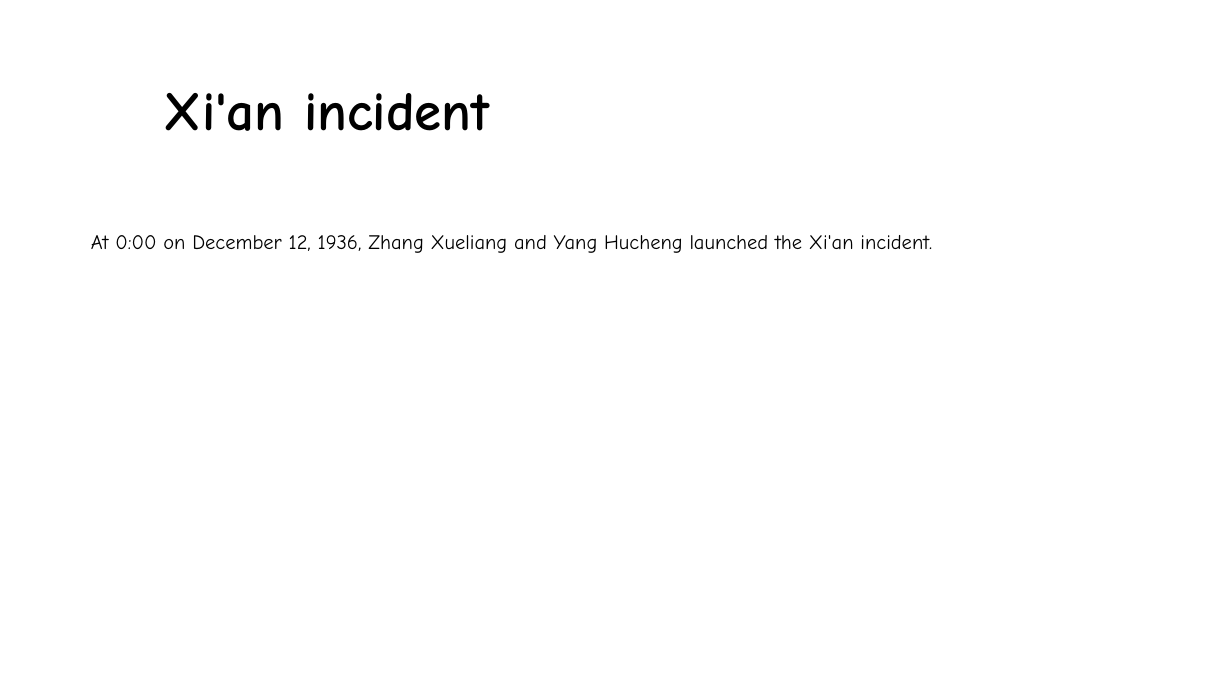
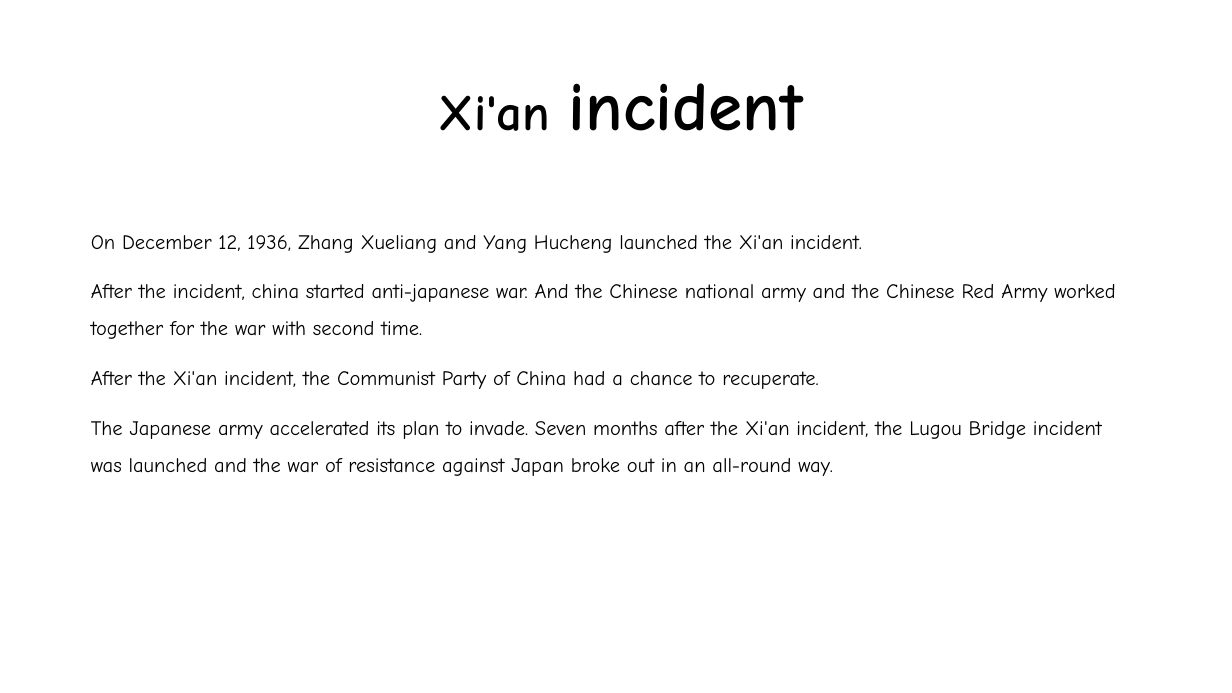
Before and after one commit to rodchen-king/-, a slide deck: slide 4 of Marshal.ppt. Drawn at 1232x693 pixels with LibreOffice and Linux fonts; fonts in the diff are those of the drawing. Boxes give left, top, right and bottom in pixels: in the first picture for what was removed or moved away, otherwise in the second. Text is boxed around its words. In the diff, an @@ line names an element or a change of style, - is before the commit and + after.

```diff
--- a/Marshal.ppt
+++ b/Marshal.ppt
@@ text "Xi'an incident" at <box>438,83,803,131</box>: size 42.9 to 39.6 pt in "Xi'an"; size 42.9 to 54 pt in "incident"; alignment left to centre; line spacing 0.9 to 0.7 @@
@@ text at <box>91,235,1115,476</box>: text changed @@
-At 0:00 on December 12, 1936, Zhang Xueliang and Yang Hucheng launched the Xi'an incident.
+On December 12, 1936, Zhang Xueliang and Yang Hucheng launched the Xi'an incident.
+After the incident, china started anti-japanese war. And the Chinese national army and the Chinese Red Army worked together for the war with second time.
+After the Xi'an incident, the Communist Party of China had a chance to recuperate.
+The Japanese army accelerated its plan to invade. Seven months after the Xi'an incident, the Lugou Bridge incident was launched and the war of resistance against Japan broke out in an all-round way.
```
Also in this commit, not shown: 1 other slide changed, 1 other file.
